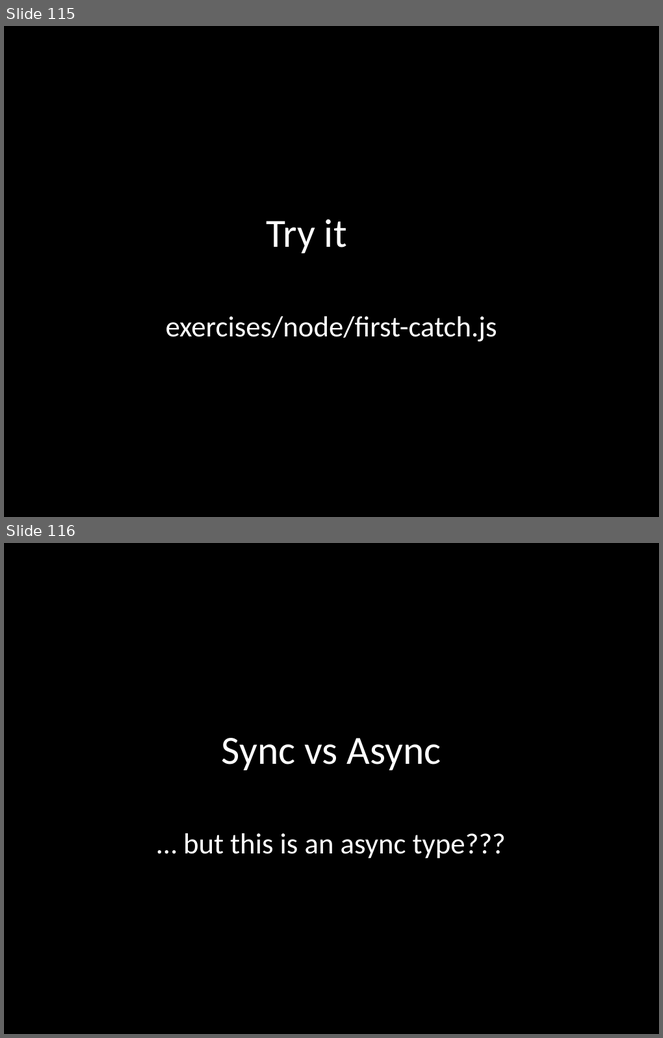
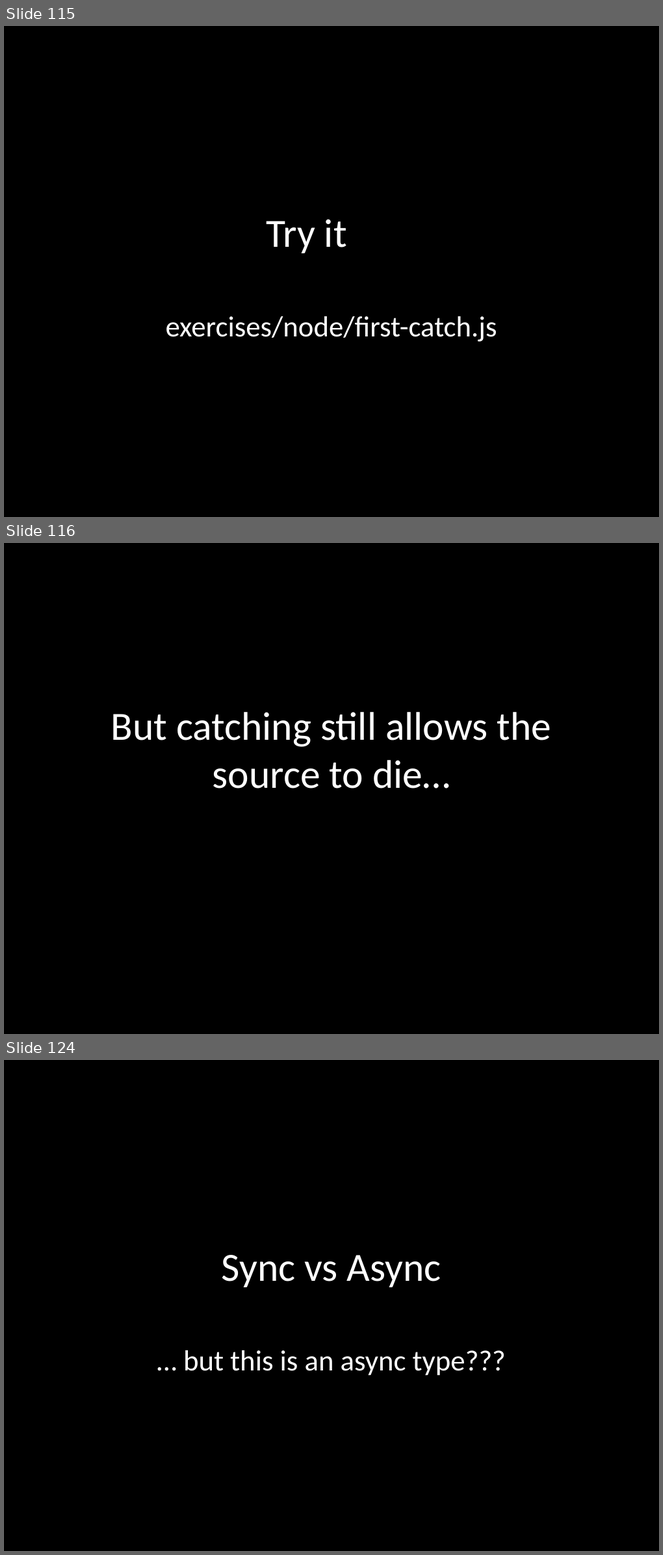
Before and after one commit to benlesh/rxjs-workshop-angular, a slide deck: rxjs-workshop.pptx. Shown one above the other, each under a label of ours: slides 115 and 116 before the commit, slides 115, 116 and 124 after it; the slides between them are not shown. The pictures are 663x1038 and 663x1555 pixels, drawn with LibreOffice and Linux fonts; fonts in the diff are those of the drawing. Boxes give left, top, right and bottom in pixels: in the first picture for what was removed or moved away, otherwise in the second. Text is boxed around its words. In the diff, an @@ line names an element or a change of style, - is before the commit and + after.

```diff
--- a/rxjs-workshop.pptx
+++ b/rxjs-workshop.pptx
@@ slide 116 added at (x1=4, y1=543, x2=659, y2=1034), background #000000 @@
@@ title added at (x1=111, y1=712, x2=552, y2=789), 44 pt, text #FFFFFF @@
+But catching still allows the source to die…
@@ what was slide 116 is now slide 124 @@
```
Also in this commit, not shown: 2 slides changed, 7 other slides added, 8 other files.
